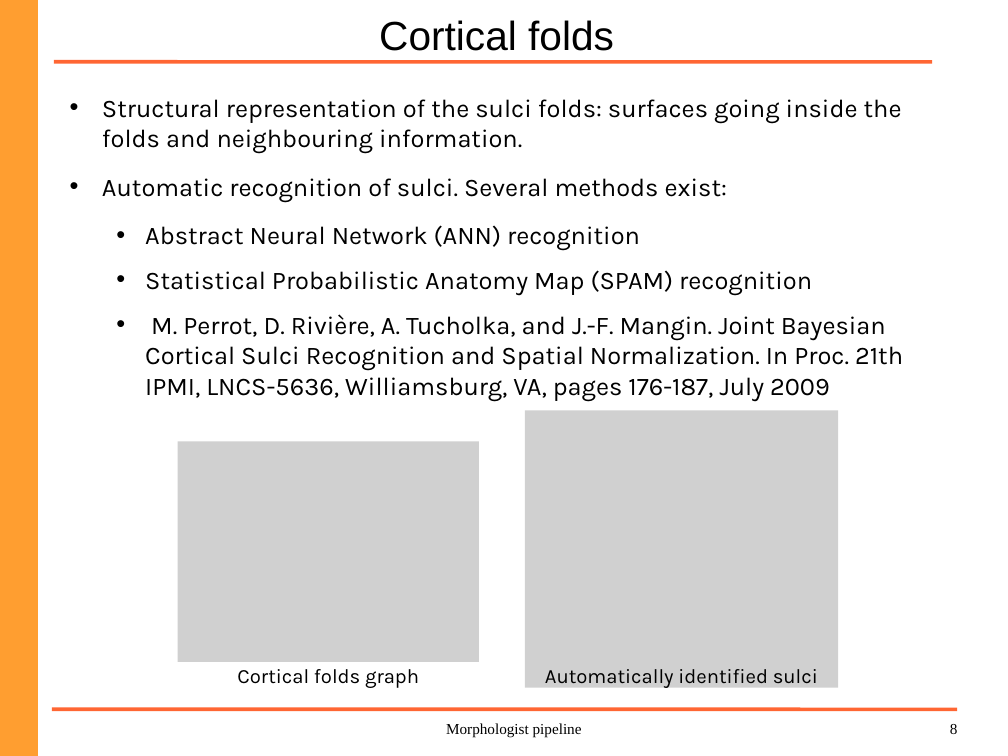
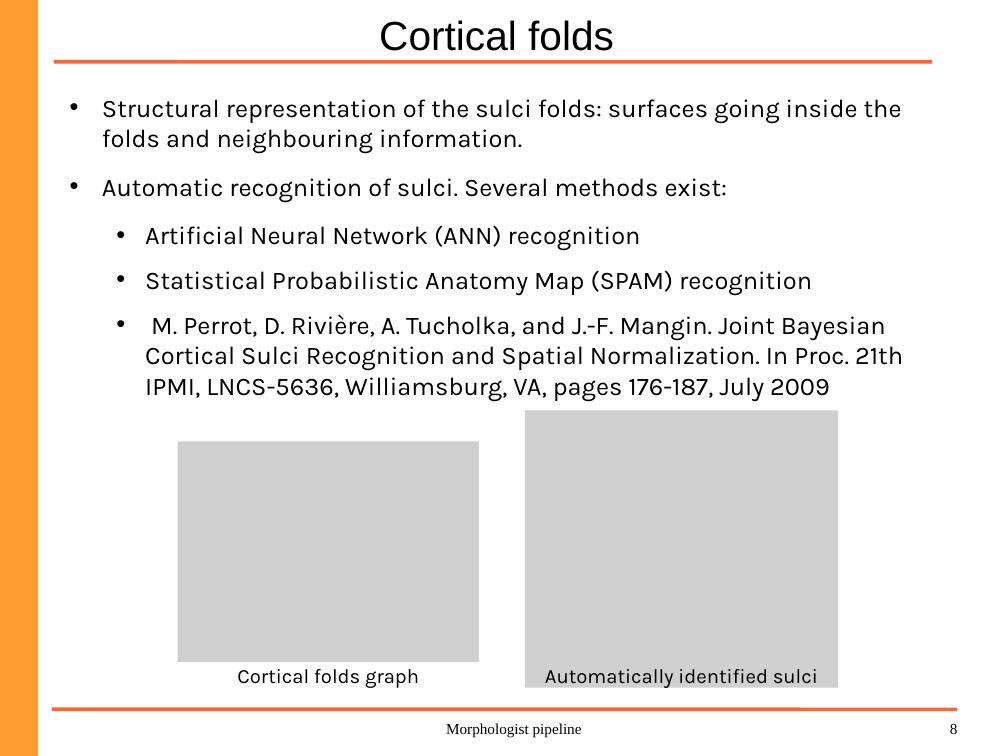
Before and after one commit to brainvisa/morphologist-gpl, a slide deck: slide 8 of doc/morphologist.odp. Drawn at 1008x756 pixels with LibreOffice and Linux fonts; fonts in the diff are those of the drawing; grey boxes stand for pictures; background and template pictures are left out. Boxes give left, top, right and bottom in pixels: in the first picture for what was removed or moved away, otherwise in the second. Text is boxed around its words. In the diff, an @@ line names an element or a change of style, - is before the commit and + after.

```diff
--- a/doc/morphologist.odp
+++ b/doc/morphologist.odp
@@ text at [145,225,641,250]: text changed @@
-  • Abstract Neural Network (ANN) recognition
+  • Artificial Neural Network (ANN) recognition
```
Also in this commit, not shown: 2 other slides changed, 1 other file.
